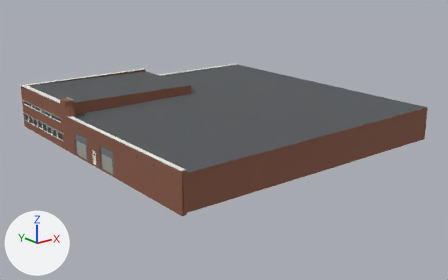
The glTF model public/canal-drive/models/club-raum.glb, before and after one commit.
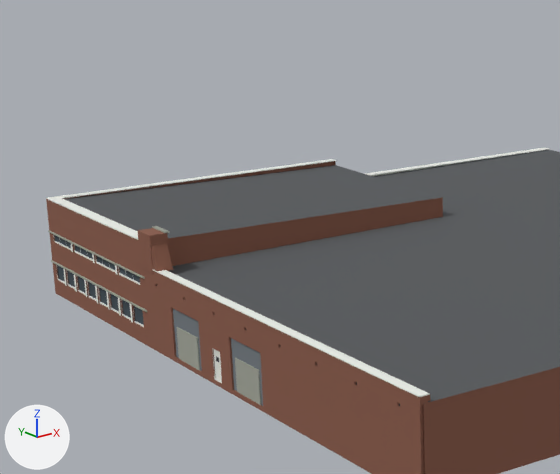
Each version is shown whole from a 50 mm camera at (-64.3, -77.0, 31.0) aimed at (-0.1, 3.2, -1.1), then close up on the part from 0% to 54% of the width and 0% to 73% of the height. Every picture has the same lights, and +X, +Y and +Z are marked at lower left. The last two pictures show the newer version. Where no turn or scale is listed for an object, it has been applied to the vertices. Vertices at exactly the same position are counted once.

Names of what the first close-up shows: 'club-raum'.
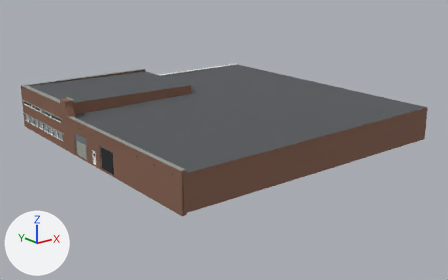
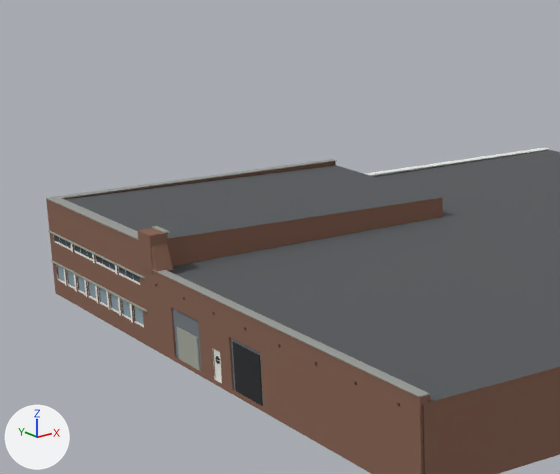
Location of each change, (x1, y1, x2, y2) in pixels of the close-ups (560 x 474 px; the box of a moved part takes in the faces that stretch with it):
part 1 of me_club_raum, moved or reshaped: before (235, 358, 261, 405); after (232, 342, 263, 406)
part 2 of me_club_raum, recoloured: (46, 159, 430, 397) in both
part 3 of me_club_raum, recoloured: (57, 265, 144, 325) in both

The edits, one by one:
Material 'sandstone' (mat_sandstone) is new.
Its base color is (0.275, 0.361, 0.407) (greyish blue #8fa2ab).
Its roughness is 0.9.
Material 'copper' (mat_copper) is new.
Its base color is (0.323, 0.332, 0.314) (grey #9a9c98).
Its roughness is 0.9.
me_club_raum is used by ob_club_raum; location (-0.17, 5.18, 3.88).
me_club_raum had 2304 vertices, 2646 faces and spanned x -24.9..24.9, y -25.3..25.3, z -4.2..4.2.
me_club_raum now has 2336 vertices, 2710 faces and spans x -24.9..24.9, y -25.3..25.3, z -4.2..4.2.
me_club_raum part 1: the loose piece of 8 vertices spanning x -24.7..-24.3, y -7.6..-4.6, z -3.9..-1.6 is scaled about its middle by (0.991, 1.13, 1.44), then moved by (0.0, 0.0, 0.5), in mat_bronze (black #222426).
me_club_raum part 2: 36 faces spanning x -24.9..0.9, y -25.1..25.2, z 1.7..3.5 switch from mat_frame (white #eef0ea) to mat_copper (grey #9a9c98).
me_club_raum part 3: 38 faces spanning x -24.5..-3.7, y 8.8..25.0, z -3.0..-1.7 switch from mat_glass (greyish blue #3f4c54) to mat_sandstone (greyish blue #8fa2ab).
Other edits to the shape of me_club_raum do not show in these pictures.
